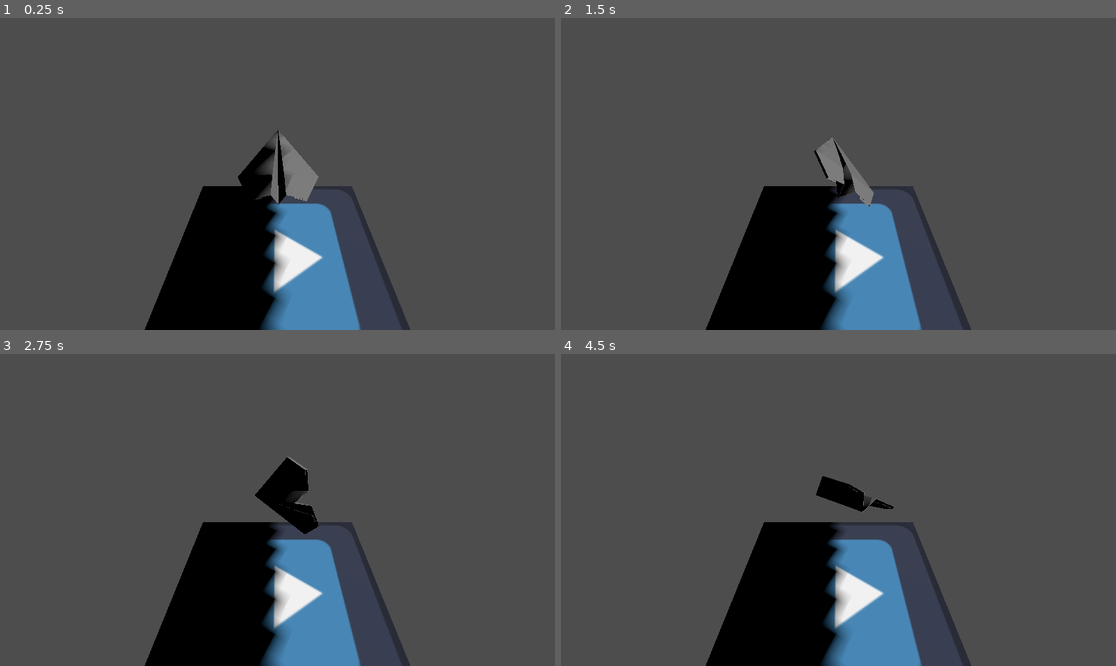
Above: before the commit, frames 1-4 (two rows, left to right).
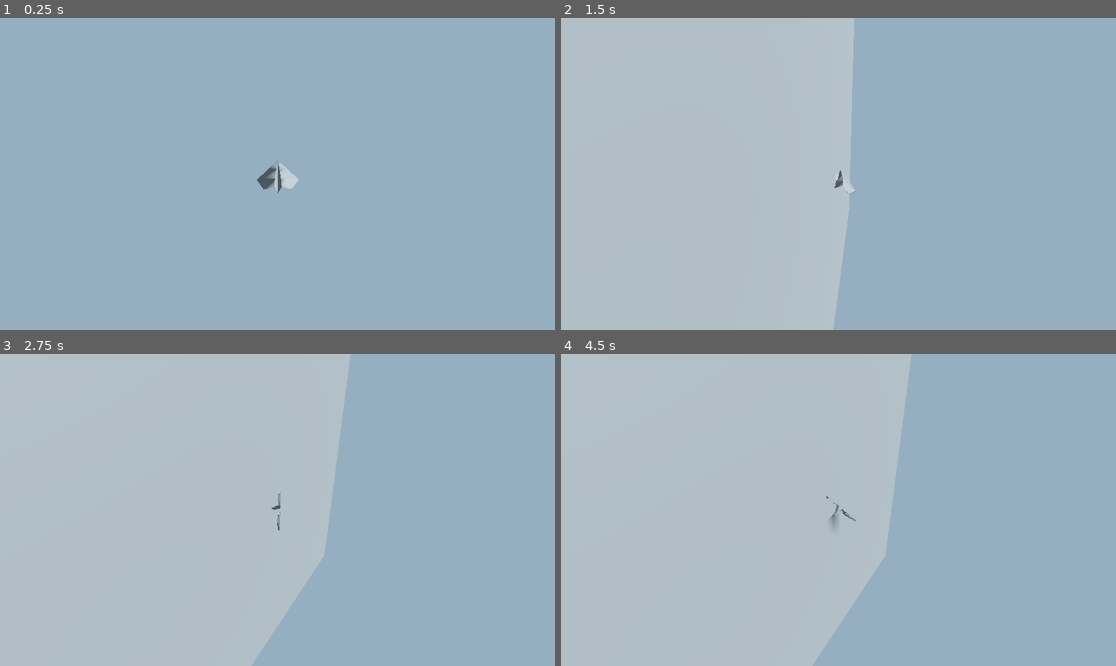
Above: after the commit, the same moments.

Repository: dan-tired/Flight_Simulation_Using_Compute_Shaders_Godot
Game: Godot game, scene res://Main.tscn
Two runs of this game, one before a commit and one after it. Both use one fixed random seed, a clock stepped at 60 frames per second and the inputs below. The engine's default icon, where the game draws it, is replaced by a stand-in: a white triangle on a blue panel in a dark square.
Inputs:
- Up to frame 1 (0.25 s): no input
- Up to frame 2 (1.5 s): tap Enter at 0.5 s; hold Right (Roll Right) 0.53-1.28 s; hold Up (Pitch Down) from 1.28 s (still down)
- Up to frame 3 (2.75 s): release Up (Pitch Down) at 2.03 s; hold Right (Roll Right) from 2.03 s (still down)
- Up to frame 4 (4.5 s): release Right (Roll Right) at 2.78 s; hold V (Increase Thrust, bound only after the commit) 2.78-3.53 s; tap Space at 3.5 s; hold Left (Roll Left) from 3.53 s (still down)

The runs differ from the first frame. In frame 1, 100% of the frame differs, in the area x 0-100%, y 0-100%; in frame 2, 100%; in frame 3, 100%; in frame 4, 100%.

Commit message:
Rearragned node tree and added camera behind the plane along with the skeleton of a chunk system. Commits will get more frequent and more granular following this!

Diff:
--- a/Main.tscn
+++ b/Main.tscn
@@ -1,49 +1,32 @@
-[gd_scene load_steps=7 format=3 uid="uid://dw41nmvofjv0c"]
+[gd_scene load_steps=6 format=3 uid="uid://dw41nmvofjv0c"]
 
-[ext_resource type="PackedScene" uid="uid://djqe6qcvbm1qw" path="res://plane_scene.tscn" id="1_s1n1h"]
-[ext_resource type="Texture2D" uid="uid://2bj400h8s1c" path="res://icon.svg" id="2_c6nuj"]
+[ext_resource type="Script" path="res://main.gd" id="1_42bdq"]
+[ext_resource type="PackedScene" uid="uid://gx6s0tfoe2s1" path="res://world.tscn" id="1_y7n40"]
+[ext_resource type="PackedScene" uid="uid://djqe6qcvbm1qw" path="res://plane_scene.tscn" id="2_x2nkl"]
+[ext_resource type="Script" path="res://follower_cam.gd" id="4_welaq"]
 
-[sub_resource type="ViewportTexture" id="ViewportTexture_n3cyv"]
-viewport_path = NodePath("Node3D/SubViewport")
+[sub_resource type="Environment" id="Environment_dlho0"]
+background_mode = 1
+background_color = Color(0.587336, 0.687652, 0.753641, 1)
 
-[sub_resource type="StandardMaterial3D" id="StandardMaterial3D_xfaqm"]
-albedo_texture = ExtResource("2_c6nuj")
+[node name="Main" type="Node3D"]
+script = ExtResource("1_42bdq")
 
-[sub_resource type="QuadMesh" id="QuadMesh_0mlwa"]
-lightmap_size_hint = Vector2i(7, 7)
-material = SubResource("StandardMaterial3D_xfaqm")
-orientation = 1
+[node name="DepthSubViewport" type="SubViewport" parent="."]
 
-[sub_resource type="BoxShape3D" id="BoxShape3D_kfamc"]
-size = Vector3(1, 0.931763, 1)
+[node name="PlaneScene" parent="DepthSubViewport" instance=ExtResource("2_x2nkl")]
 
-[node name="Node" type="Node"]
+[node name="WorldEnvironment" type="WorldEnvironment" parent="."]
+environment = SubResource("Environment_dlho0")
 
-[node name="DirectionalLight3D" type="DirectionalLight3D" parent="."]
-transform = Transform3D(-0.866023, -0.433016, 0.250001, 0, 0.499998, 0.866027, -0.500003, 0.749999, -0.43301, 0, 1.82077, -1.03856)
+[node name="World" parent="WorldEnvironment" instance=ExtResource("1_y7n40")]
+
+[node name="DirectionalLight3D" type="DirectionalLight3D" parent="WorldEnvironment"]
+transform = Transform3D(-0.866024, -0.433016, 0.250001, 0, 0.499998, 0.866026, -0.500003, 0.749999, -0.43301, 0, 1.82077, -1.03856)
+light_color = Color(0.989977, 0.979559, 0.956863, 1)
 shadow_enabled = true
 
-[node name="Node3D" type="Node3D" parent="."]
-
-[node name="SubViewport" type="SubViewport" parent="Node3D"]
-
-[node name="PlaneScene" parent="Node3D/SubViewport" instance=ExtResource("1_s1n1h")]
-
-[node name="PlaneCam" type="Camera3D" parent="Node3D"]
-transform = Transform3D(-4.37114e-08, -0.642788, 0.766044, 0, 0.766044, 0.642788, -1, 2.80971e-08, -3.34849e-08, 0.494172, 0.361772, 0)
-
-[node name="Sprite2D" type="Sprite2D" parent="."]
-visible = false
-position = Vector2(578, 320)
-texture = SubResource("ViewportTexture_n3cyv")
-
-[node name="StaticBody3D" type="StaticBody3D" parent="."]
-
-[node name="MeshInstance3D" type="MeshInstance3D" parent="StaticBody3D"]
-transform = Transform3D(1, 0, 0, 0, 1, 0, 0, 0, 1, 0, -0.578337, 0)
-mesh = SubResource("QuadMesh_0mlwa")
-skeleton = NodePath("../..")
-
-[node name="CollisionShape3D" type="CollisionShape3D" parent="StaticBody3D"]
-transform = Transform3D(1, 0, 0, 0, 1, 0, 0, 0, 1, 0, -1.03412, 0)
-shape = SubResource("BoxShape3D_kfamc")
+[node name="FollowerCam" type="Camera3D" parent="."]
+transform = Transform3D(-4.37114e-08, -0.5, 0.866025, 0, 0.866025, 0.5, -1, 2.18557e-08, -3.78552e-08, 1, 0.6, 0)
+current = true
+script = ExtResource("4_welaq")
--- /dev/null
+++ b/chunk.gd
@@ -0,0 +1,60 @@
+extends Node3D
+
+# This code was taken from https://www.youtube.com/watch?v=rWeQ30h25Yg
+
+class_name Chunk
+
+var mesh_instance
+var noiseObj
+var x
+var z
+var chunk_size
+
+func _init(noise, x, z, chunk_size) -> void:
+	self.noiseObj = noise
+	self.x = x
+	self.z = z
+	self.chunk_size = chunk_size
+
+func generate_chunk():
+	var plane_mesh = PlaneMesh.new()
+	plane_mesh.size = Vector2(chunk_size * 0.5)
+	plane_mesh.subdivide_depth = chunk_size * 0.5
+	plane_mesh.subdivide_width = chunk_size * 0.5
+
+	var surface_tool = SurfaceTool.new()
+	var data_tool = MeshDataTool.new()
+
+	surface_tool.create_from(plane_mesh, 0)
+
+	var array_plane = surface_tool.commit()
+	var error = data_tool.create_from_surface(array_plane, 0)
+
+	for i in range(data_tool.get_vertex_count()) :
+		var vertex = data_tool.get_vertex(i)
+
+		vertex.y = noiseObj.get_noise_3d(vertex.x + x, vertex.y, vertex.z + z) * 80
+
+		data_tool.set_vertex(i, vertex)
+
+
+	for s in range(array_plane.get_surface_count()) :
+		array_plane.surface_remove(s)
+
+	data_tool.commit_to_surface(array_plane)
+	surface_tool.begin(Mesh.PRIMITIVE_TRIANGLES)
+	surface_tool.create_from(array_plane, 0)
+	surface_tool.generate_normals()
+
+	mesh_instance = MeshInstance3D.new()
+	mesh_instance.mesh = surface_tool.commit()
+	mesh_instance.create_trimesh_collision()
+
+# Called when the node enters the scene tree for the first time.
+func _ready() -> void:
+	pass # Replace with function body.
+
+
+# Called every frame. 'delta' is the elapsed time since the previous frame.
+func _process(delta: float) -> void:
+	pass
--- /dev/null
+++ b/chunk.tscn
@@ -0,0 +1,6 @@
+[gd_scene load_steps=2 format=3 uid="uid://cr5lno8b4hpy2"]
+
+[ext_resource type="Script" path="res://chunk.gd" id="1_8qafu"]
+
+[node name="Chunk" type="Node3D"]
+script = ExtResource("1_8qafu")
--- /dev/null
+++ b/follower_cam.gd
@@ -0,0 +1,11 @@
+extends Camera3D
+
+
+# Called when the node enters the scene tree for the first time.
+func _ready() -> void:
+	pass # Replace with function body.
+
+
+# Called every frame. 'delta' is the elapsed time since the previous frame.
+func _process(delta: float) -> void:
+	pass
--- /dev/null
+++ b/main.gd
@@ -0,0 +1,26 @@
+extends Node3D
+
+
+# Called when the node enters the scene tree for the first time.
+func _ready() -> void:
+	$FollowerCam.make_current()
+
+	## Slowing down time for debug
+	#Engine.time_scale = 0.05
+
+
+
+# Called every frame. 'delta' is the elapsed time since the previous frame.
+func _process(delta: float) -> void:
+	var planeBody = $DepthSubViewport/PlaneScene/PlaneBody
+	var planeForward : Vector3 = planeBody.get_node("Front").global_position - planeBody.global_position
+	var planeUp : Vector3 = Vector3(0.0, 1.0, 0.0)
+
+	var planeRight = planeForward.cross(planeUp)
+
+	var planeFacingDir = planeRight.cross(planeUp)
+
+	$FollowerCam.global_position = planeBody.global_position + planeFacingDir.normalized()
+	$FollowerCam.global_position += Vector3(0.0, 0.5, 0.0)
+
+	$FollowerCam.look_at_from_position($FollowerCam.global_position, planeBody.global_position)
--- a/plane_scene.gd
+++ b/plane_scene.gd
@@ -1,11 +1,24 @@
-extends Node3D
+extends RigidBody3D
 
+const THRUST_ACCEL : float = 1
 
-# Called when the node enters the scene tree for the first time.
-func _ready() -> void:
-	pass # Replace with function body.
-
+@onready var thrust : float = 0.0
 
 # Called every frame. 'delta' is the elapsed time since the previous frame.
-func _process(_delta: float) -> void:
-	pass
+func _physics_process(delta: float) -> void:
+
+	if Input.is_action_pressed("Increase Thrust") :
+		thrust += THRUST_ACCEL * delta
+	if Input.is_action_pressed("Reduce Thrust") :
+		thrust -= THRUST_ACCEL * delta
+
+	if thrust < 0.0 :
+		thrust = 0.0
+
+	var direction : Vector3 = $PlaneBody/Front.global_position - $PlaneBody.global_position
+
+	direction = direction.normalized()
+
+	global_position += direction * thrust * delta
+
+	print(global_position)
--- a/plane_scene.tscn
+++ b/plane_scene.tscn
@@ -17,11 +17,12 @@
 [sub_resource type="BoxShape3D" id="BoxShape3D_vkqst"]
 size = Vector3(0.352234, 0.0440063, 0.215088)
 
-[node name="PlaneScene" type="Node3D"]
+[node name="PlaneScene" type="RigidBody3D"]
 script = ExtResource("1_4oic6")
 
-[node name="Camera3D" type="Camera3D" parent="."]
+[node name="DepthCam" type="Camera3D" parent="."]
 transform = Transform3D(1, 0, 0, 0, -4.37114e-08, -1, 0, 1, -4.37114e-08, 0, -0.86397, 0)
+current = true
 fov = 30.0
 near = 0.001
 
@@ -29,21 +30,21 @@
 extra_cull_margin = 16384.0
 mesh = SubResource("QuadMesh_id8yq")
 
-[node name="RigidBody3D" type="RigidBody3D" parent="."]
+[node name="PlaneBody" type="Node3D" parent="."]
 script = ExtResource("3_7pyr4")
 
-[node name="Front" type="Node3D" parent="RigidBody3D"]
+[node name="Front" type="Node3D" parent="PlaneBody"]
 transform = Transform3D(1, 0, 0, 0, 1, 0, 0, 0, 1, -1, 0, 0)
 
-[node name="Right" type="Node3D" parent="RigidBody3D"]
+[node name="Right" type="Node3D" parent="PlaneBody"]
 transform = Transform3D(1, 0, 0, 0, 1, 0, 0, 0, 1, 0, 0, -1)
 
-[node name="Up" type="Node3D" parent="RigidBody3D"]
+[node name="Up" type="Node3D" parent="PlaneBody"]
 transform = Transform3D(1, 0, 0, 0, 1, 0, 0, 0, 1, 0, 1, 0)
 
-[node name="Sketchfab_Scene" parent="RigidBody3D" instance=ExtResource("1_vsx5g")]
+[node name="Sketchfab_Scene" parent="PlaneBody" instance=ExtResource("1_vsx5g")]
 transform = Transform3D(0.99474, 0.102428, 0, -0.102428, 0.99474, 0, 0, 0, 1, -0.0109882, -0.0184118, 0)
 
-[node name="CollisionShape3D" type="CollisionShape3D" parent="RigidBody3D"]
+[node name="CollisionShape3D" type="CollisionShape3D" parent="."]
 transform = Transform3D(0.994703, 0.102792, 0, -0.102792, 0.994703, 0, 0, 0, 1, -0.0112078, 0.00331145, -0.000366211)
 shape = SubResource("BoxShape3D_vkqst")
--- a/project.godot
+++ b/project.godot
@@ -37,7 +37,18 @@
 "events": [Object(InputEventKey,"resource_local_to_scene":false,"resource_name":"","device":-1,"window_id":0,"alt_press …(195 unchanged characters)…
 ]
 }
+"Increase Thrust"={
+"deadzone": 0.5,
+"events": [Object(InputEventKey,"resource_local_to_scene":false,"resource_name":"","device":-1,"window_id":0,"alt_pressed":false,"shift_pressed":false,"ctrl_pressed":false,"meta_pressed":false,"pressed":false,"keycode":0,"physical_keycode":86,"key_label":0,"unicode":118,"location":0,"echo":false,"script":null)
+]
+}
+"Reduce Thrust"={
+"deadzone": 0.5,
+"events": [Object(InputEventKey,"resource_local_to_scene":false,"resource_name":"","device":-1,"window_id":0,"alt_pressed":false,"shift_pressed":false,"ctrl_pressed":false,"meta_pressed":false,"pressed":false,"keycode":0,"physical_keycode":90,"key_label":0,"unicode":122,"location":0,"echo":false,"script":null)
+]
+}
 
 [physics]
 
+3d/default_gravity=0.0
 3d/max_physics_steps_per_frame=8
--- a/userControl.gd
+++ b/userControl.gd
@@ -1,4 +1,4 @@
-extends RigidBody3D
+extends Node3D
 
 const DOWN = Vector3(.0, -1.0, .0)
 
@@ -9,11 +9,6 @@
 @onready var planeFront : Vector3 = Vector3(-1.0, .0, .0)
 @onready var planeRight : Vector3 = Vector3(.0, .0, -1.0)
 @onready var planeUp : Vector3 = Vector3(.0, 1.0, .0)
-
-# Called when the node enters the scene tree for the first time.
-func _ready() -> void:
-	pass
-
 
 # Called every frame. 'delta' is the elapsed time since the previous frame.
 func _process(delta: float) -> void:
--- /dev/null
+++ b/world.gd
@@ -0,0 +1,72 @@
+extends Node3D
+
+# This code was taken from https://www.youtube.com/watch?v=rWeQ30h25Yg
+
+const CHUNK_SIZE : int = 64
+const CHUNK_AMOUNT : int = 16
+
+var noise
+var chunks = {}
+var unready_chunks = {}
+var selfThread : Thread
+
+# Called when the node enters the scene tree for the first time.
+func _ready() -> void:
+	randomize()
+	noise = FastNoiseLite.new()
+	noise.noise_type = FastNoiseLite.TYPE_SIMPLEX
+	noise.seed = randi()
+	noise.fractal_octaves = 6
+
+	selfThread = Thread.new()
+
+func add_chunk(x, z):
+	var key = str(x) + "," + str(z)
+	if chunks.has(key) or unready_chunks.has(key):
+		return
+
+	if not selfThread.is_started():
+		selfThread.start(load_chunk.bind(selfThread, x, z))
+		unready_chunks[key] = 1
+
+func load_chunk(thread, x, z) :
+
+	var chunk = Chunk.new(noise, x * CHUNK_SIZE, z * CHUNK_SIZE, CHUNK_SIZE)
+	chunk.position = Vector3(x * CHUNK_SIZE, 0, z * CHUNK_SIZE)
+
+	call_deferred("load_done", chunk, thread)
+
+func load_done(chunk, thread : Thread) -> void :
+	var key = str(chunk.x / CHUNK_SIZE) + "," + str(chunk.z / CHUNK_SIZE)
+	chunks[key] = chunk
+	unready_chunks.erase(key)
+	thread.wait_to_finish()
+
+func get_chunk(x, z) :
+	var key = str(x) + "," + str(z)
+	if chunks.has(key) :
+		return chunks.get(key)
+
+	return null
+
+func update_chunks() :
+
+	#var player_pos =
+	#var p_x = int(player_pos.x) / CHUNK_SIZE
+	#var p_z = int(player_pos.z) / CHUNK_SIZE
+	#
+	#for x in range(p_x - CHUNK_AMOUNT * 0.5, p_x + CHUNK_AMOUNT * 0.5) :
+		#for z in range (p_z - CHUNK_AMOUNT * 0.5, p_z + CHUNK_AMOUNT * 0.5) :
+			#add_chunk(x, z)
+	pass
+
+func clean_up_chunks() :
+	pass
+
+func reset_chunks() :
+	pass
+
+func _process(delta: float) -> void:
+	update_chunks()
+	clean_up_chunks()
+	reset_chunks()
--- /dev/null
+++ b/world.tscn
@@ -0,0 +1,6 @@
+[gd_scene load_steps=2 format=3 uid="uid://gx6s0tfoe2s1"]
+
+[ext_resource type="Script" path="res://world.gd" id="1_xwr4w"]
+
+[node name="World" type="Node3D"]
+script = ExtResource("1_xwr4w")
